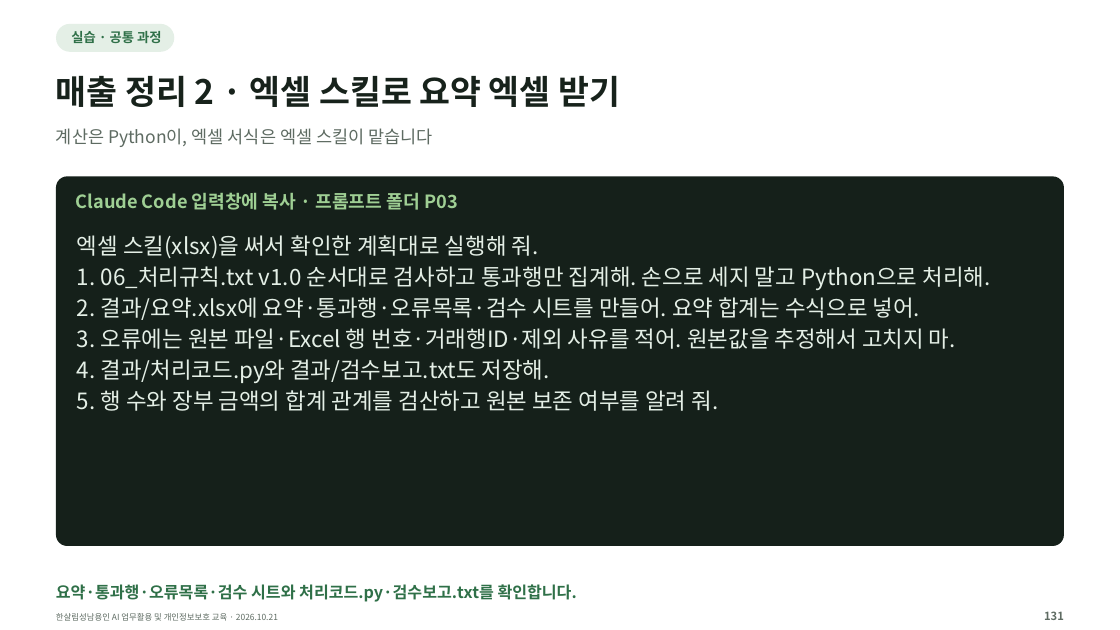
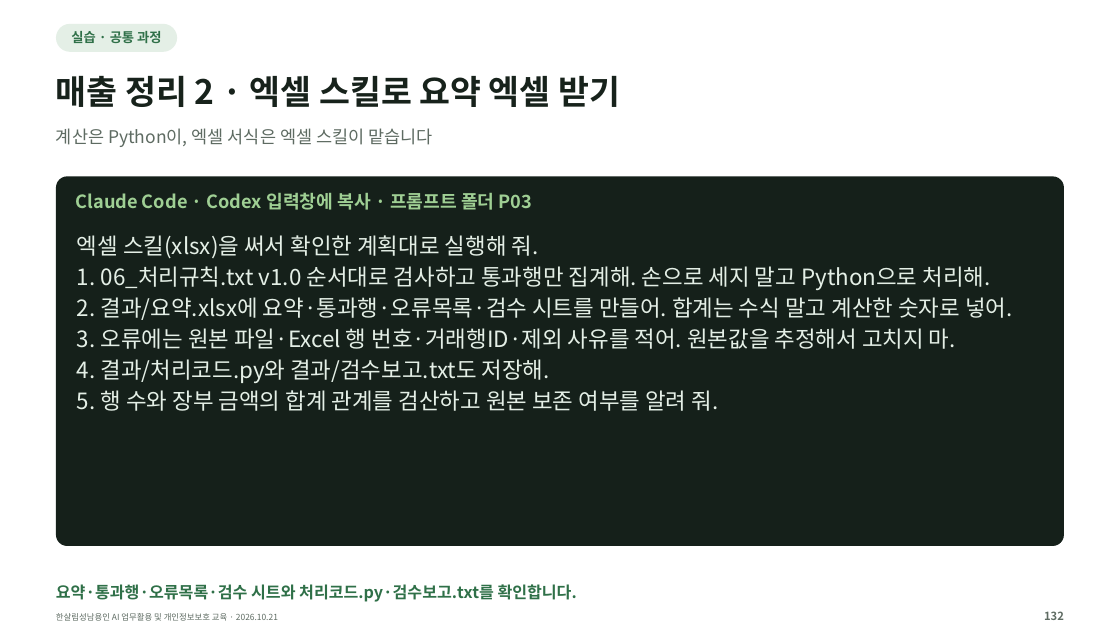
Before and after one commit to kscold/kscold-blog-version-2, a slide deck: slide 132 of apps/web/public/hansalim/files/한살림_AI교육_강의자료.pptx (slide 131 before the commit). Drawn at 1120x630 pixels with LibreOffice and Linux fonts; fonts in the diff are those of the drawing. Boxes give left, top, right and bottom in pixels: in the first picture for what was removed or moved away, otherwise in the second. Text is boxed around its words. In the diff, an @@ line names an element or a change of style, - is before the commit and + after.

Commit message:
feat(frontend): 한살림 강의 자료를 최신 묶음(165장)으로 교체
교재 저장소 57e9bb1의 downloads(release 392ba383ba76d557)를 반영: 실습 ZIP·강의자료 PDF·PPTX.

```diff
--- a/apps/web/public/hansalim/files/한살림_AI교육_강의자료.pptx
+++ b/apps/web/public/hansalim/files/한살림_AI교육_강의자료.pptx
@@ text at bbox=[76, 192, 533, 210]: text changed @@
-Claude Code 입력창에 복사 · 프롬프트 폴더 P03
+Claude Code · Codex 입력창에 복사 · 프롬프트 폴더 P03
@@ text at bbox=[77, 297, 1012, 320]: text changed @@
-2. 결과/요약.xlsx에 요약·통과행·오류목록·검수 시트를 만들어. 요약 합계는 수식으로 넣어.
+2. 결과/요약.xlsx에 요약·통과행·오류목록·검수 시트를 만들어. 합계는 수식 말고 계산한 숫자로 넣어.
```
Also in this commit, not shown: 151 other slides changed, 2 slides added, 1 slide removed, 3 other files.
